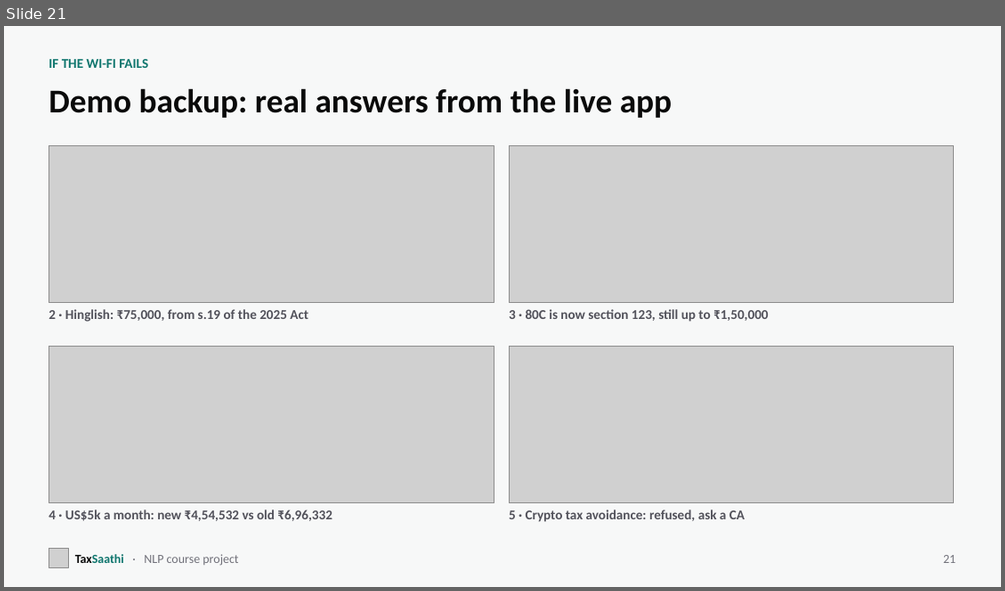
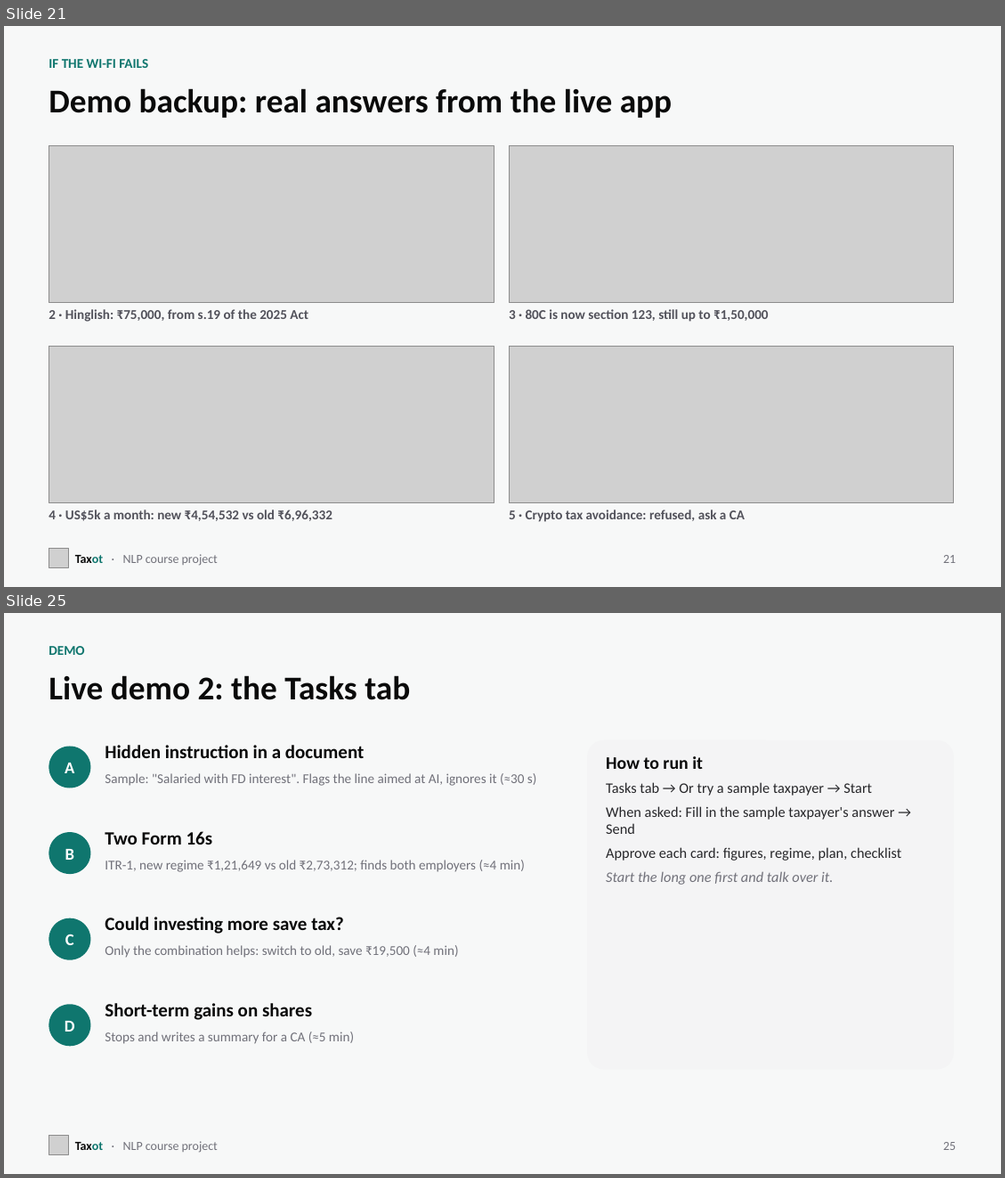
Before and after one commit to Champion1102/taxot, a slide deck: presentation/Taxot.pptx. Shown one above the other, each under a label of ours: slide 21 before the commit, slides 21 and 25 after it; the slides between them are not shown. The pictures are 1005x591 and 1005x1178 pixels, drawn with LibreOffice and Linux fonts; fonts in the diff are those of the drawing; grey boxes stand for pictures. Boxes give left, top, right and bottom in pixels: in the first picture for what was removed or moved away, otherwise in the second. Text is boxed around its words. In the diff, an @@ line names an element or a change of style, - is before the commit and + after.

Commit message:
Phase 9: deploy config, agent docs, report chapter and slides
- systemd unit and Dockerfile read keys from an env file; Docker health
  check and .dockerignore (never ships .env)
- README and demo cheat-sheet: Tasks tab workflows and expected results
- Report: M4 chapter (architecture, safety, evaluation, error analysis)
- Deck: four agent slides (workflows, scorecard, comparison, demo)
- Evals default to --workers 1

```diff
--- a/presentation/Taxot.pptx
+++ b/presentation/Taxot.pptx
@@ slide 25 added at bbox=[4, 613, 1001, 1174], background #F7F8F8 @@
@@ text added at bbox=[48, 646, 84, 655], 13 pt, text #0F766E, bold @@
+DEMO
@@ title added at bbox=[48, 675, 410, 700], 32 pt, text #0A0A0A, bold @@
+Live demo 2: the Tasks tab
@@ text added at bbox=[105, 745, 364, 758], 18 pt, text #0A0A0A, bold @@
+Hidden instruction in a document
@@ rounded rectangle added at bbox=[587, 740, 954, 1070], fill #F4F4F5 @@
@@ ellipse added at bbox=[48, 747, 90, 788], fill #0F766E, 16 pt, text #FFFFFF, bold @@
+A
@@ text added at bbox=[606, 756, 901, 884], 14 pt, text #27272A @@
+How to run it
+Tasks tab → Or try a sample taxpayer → Start
+When asked: Fill in the sample taxpayer's answer → Send
+Approve each card: figures, regime, plan, checklist
+Start the long one first and talk over it.
@@ text added at bbox=[105, 773, 537, 786], 13 pt, text #71717A @@
+Sample: "Salaried with FD interest". Flags the line aimed at AI, ignores it (≈30 s)
@@ ellipse added at bbox=[48, 832, 90, 874], fill #0F766E, 16 pt, text #FFFFFF, bold @@
+B
@@ text added at bbox=[105, 831, 213, 844], 18 pt, text #0A0A0A, bold @@
+Two Form 16s
@@ text added at bbox=[105, 860, 525, 872], 13 pt, text #71717A @@
+ITR-1, new regime ₹1,21,649 vs old ₹2,73,312; finds both employers (≈4 min)
@@ ellipse added at bbox=[48, 918, 90, 960], fill #0F766E, 16 pt, text #FFFFFF, bold @@
+C
@@ text added at bbox=[105, 916, 344, 933], 18 pt, text #0A0A0A, bold @@
+Could investing more save tax?
@@ text added at bbox=[105, 945, 458, 957], 13 pt, text #71717A @@
+Only the combination helps: switch to old, save ₹19,500 (≈4 min)
@@ ellipse added at bbox=[48, 1004, 90, 1046], fill #0F766E, 16 pt, text #FFFFFF, bold @@
+D
@@ text added at bbox=[105, 1003, 312, 1020], 18 pt, text #0A0A0A, bold @@
+Short-term gains on shares
@@ text added at bbox=[105, 1031, 354, 1044], 13 pt, text #71717A @@
+Stops and writes a summary for a CA (≈5 min)
@@ picture added at bbox=[48, 1135, 68, 1154] @@
@@ text added at bbox=[75, 1141, 218, 1152], 12 pt, text #71717A @@
+Taxot · NLP course project
@@ text added at bbox=[943, 1142, 955, 1150], 12 pt, text #71717A @@
+25
@@ slide 21 changed as well @@
@@ text at bbox=[75, 554, 218, 565]: text changed @@
-TaxSaathi · NLP course project
+Taxot · NLP course project
```
Also in this commit, not shown: 22 other slides changed, 3 other slides added, 10 other files.
